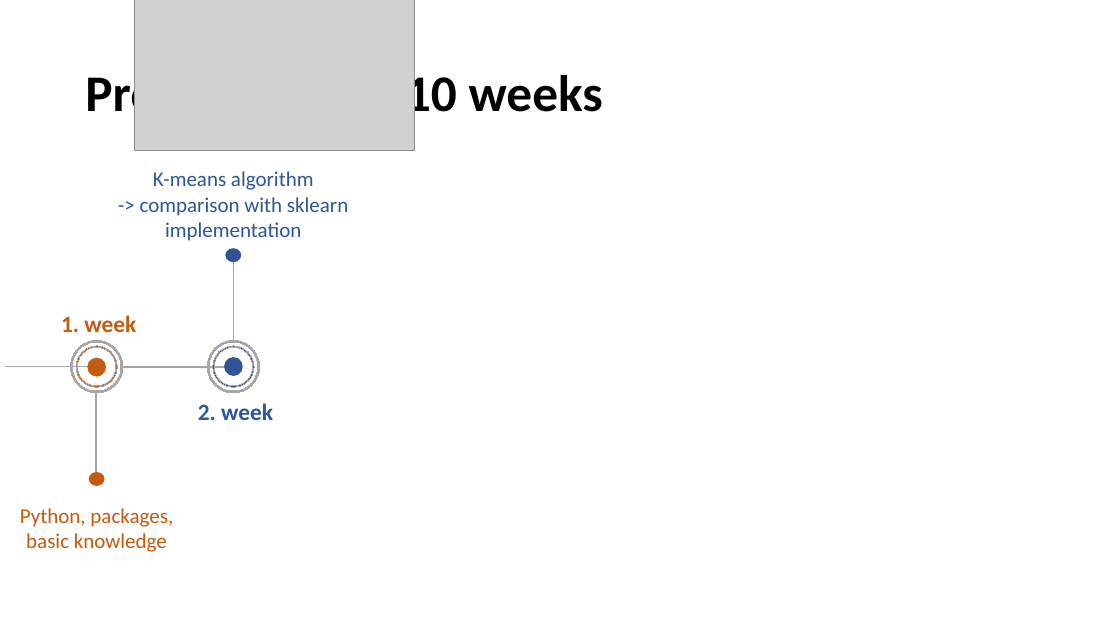
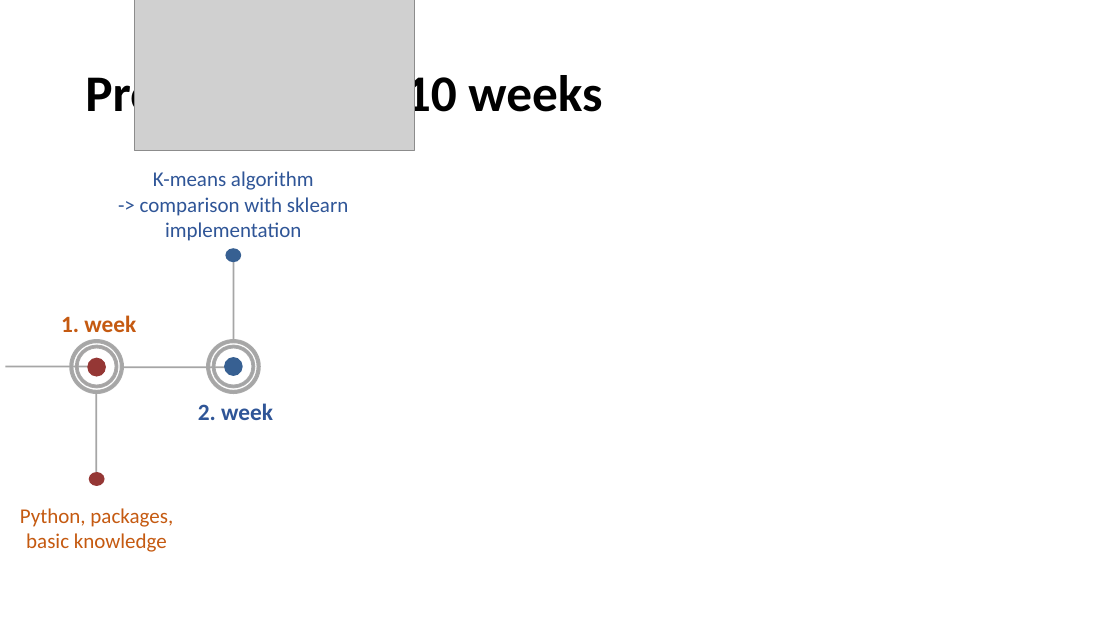
Before and after one commit to datascience-mobi/group-01-project-4-1, a slide deck: slide 4 of K-means clustering.pptx. Drawn at 1120x630 pixels with LibreOffice and Linux fonts; fonts in the diff are those of the drawing; grey boxes stand for pictures. Boxes give left, top, right and bottom in pixels: in the first picture for what was removed or moved away, otherwise in the second. Text is boxed around its words. In the diff, an @@ line names an element or a change of style, - is before the commit and + after.

```diff
--- a/K-means clustering.pptx
+++ b/K-means clustering.pptx
@@ donut at bbox=[71, 340, 123, 393]: outline #A6A6A6 0 pt to #A6A6A6 2 pt @@
@@ donut at bbox=[76, 346, 117, 387]: fill #C55A11 to #953735; outline #A6A6A6 0 pt to #A6A6A6 2 pt @@
@@ ellipse at bbox=[87, 358, 106, 377]: fill #C55A11 to #953735 @@
@@ donut at bbox=[208, 340, 260, 393]: outline #A6A6A6 0 pt to #A6A6A6 2 pt @@
@@ donut at bbox=[213, 346, 254, 387]: fill #2F5597 to #376092; outline #A6A6A6 0 pt to #A6A6A6 2 pt @@
@@ ellipse at bbox=[89, 472, 105, 486]: fill #C55A11 to #953735 @@
```
Also in this commit, not shown: 5 other slides changed, 2 slides added, 1 slide removed.
